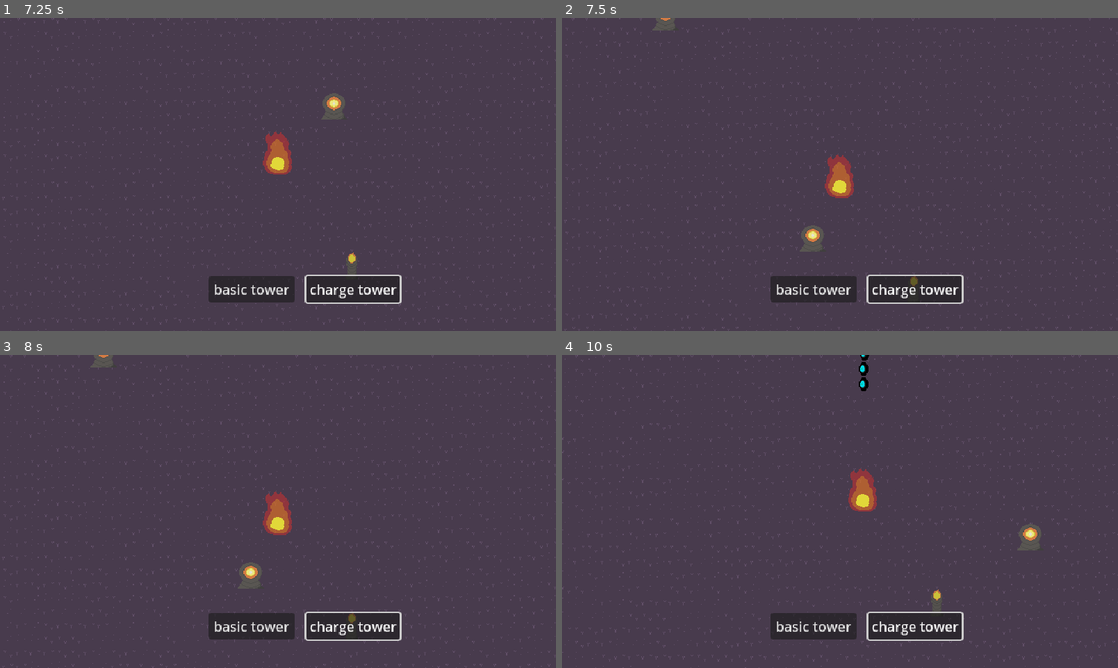
Above: before the commit, frames 1-4 (two rows, left to right).
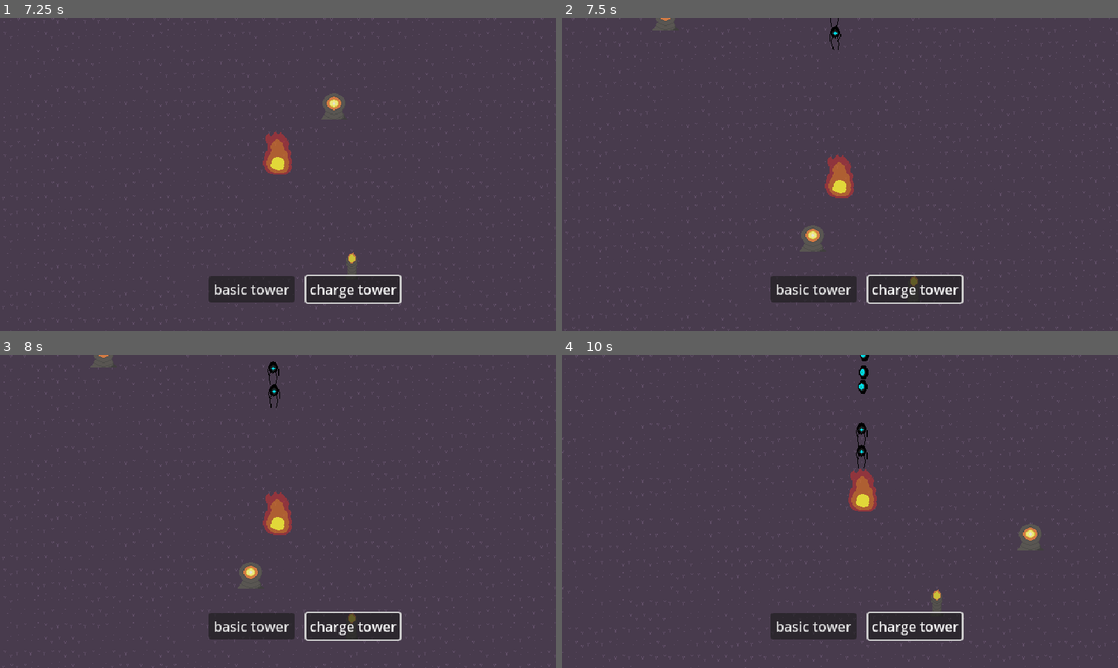
Above: after the commit, the same moments.

Repository: sushitoad/tower-defense-prototype
Game: Godot game, scene res://scenes/test_scene.tscn
Two runs of this game, one before a commit and one after it. Both use one fixed random seed, a clock stepped at 60 frames per second and the inputs below.
Inputs (mouse positions are in pixels of both pictures, inside the frame that each line leads up to):
- Up to frame 1 (7.25 s): click "basic tower" at 0.5 s; click "charge tower" at 1.25 s; click "basic tower" at 2 s; click "charge tower" at 2.75 s; click "basic tower" at 3.5 s; click "charge tower" at 4.25 s; tap Enter at 5, 6.5 s; move the mouse to (400, 158) at 5.02 s; tap S (CameraDown) at 5.1 s; tap Space at 5.75 s; move the mouse to (166, 190) at 5.77 s; tap A (CameraLeft) at 5.85 s; move the mouse to (333, 105) at 6.52 s; tap D (CameraRight) at 6.6 s
- Up to frame 2 (7.5 s): tap Space at 7.25 s; move the mouse to (812, 237) at 7.27 s; tap W (CameraUp) at 7.35 s
- Up to frame 3 (8 s): no input
- Up to frame 4 (10 s): move the mouse to (1006, 558) at 8.02 s; click (1006, 558) at 8.1 s; move the mouse to (673, 464) at 8.77 s; tap S (CameraDown) at 8.85 s; move the mouse to (867, 511) at 9.52 s; tap A (CameraLeft) at 9.6 s

Frame 1 is identical in both runs. In frame 2, less than 0.1% of the frame differs, in the area x 48-51%, y 0-11%; in frame 3, 0.1%; in frame 4, 0.3%, in the area x 52-56%, y 0-37%.

Commit message:
spawner is great

Diff:
--- a/scenes/enemy_spawner.tscn
+++ b/scenes/enemy_spawner.tscn
@@ -1,7 +1,9 @@
-[gd_scene load_steps=4 format=3 uid="uid://c3ly8m2djtyo2"]
+[gd_scene load_steps=6 format=3 uid="uid://c3ly8m2djtyo2"]
 
 [ext_resource type="Script" uid="uid://ckobnwgnmkynv" path="res://scripts/enemy_spawner.gd" id="1_ks1gq"]
 [ext_resource type="Texture2D" uid="uid://b8ds7ewsgjec4" path="res://art/spawner portal proto 1.png" id="2_devoi"]
+[ext_resource type="PackedScene" uid="uid://ddiwxlxpx87cf" path="res://scenes/floating_orb_enemy.tscn" id="2_ih16b"]
+[ext_resource type="PackedScene" uid="uid://d0oom0k2b8ssg" path="res://scenes/stalker_enemy.tscn" id="3_31irv"]
 
 [sub_resource type="AtlasTexture" id="AtlasTexture_xl0gr"]
 atlas = ExtResource("2_devoi")
@@ -9,6 +11,8 @@
 
 [node name="EnemySpawner" type="Node2D"]
 script = ExtResource("1_ks1gq")
+enemyTypeOne = ExtResource("2_ih16b")
+enemyTypeTwo = ExtResource("3_31irv")
 
 [node name="Sprite2D" type="Sprite2D" parent="."]
 modulate = Color(1, 1, 1, 0.784314)
--- a/scenes/test_scene.tscn
+++ b/scenes/test_scene.tscn
@@ -1,10 +1,9 @@
-[gd_scene load_steps=13 format=4 uid="uid://cp3bno7h7a6jm"]
+[gd_scene load_steps=12 format=4 uid="uid://cp3bno7h7a6jm"]
 
 [ext_resource type="PackedScene" uid="uid://j55nalk0nn57" path="res://scenes/level_manager.tscn" id="1_3qnke"]
 [ext_resource type="PackedScene" uid="uid://3s7v6hrcvn3b" path="res://scenes/build_ui.tscn" id="1_g7g4h"]
 [ext_resource type="Texture2D" uid="uid://dayvkrq4bmxvq" path="res://art/ground tileset proto 1.png" id="1_h3xc6"]
 [ext_resource type="PackedScene" uid="uid://cjh8qx3046uwq" path="res://scenes/tower_manager.tscn" id="2_j8ivh"]
-[ext_resource type="PackedScene" uid="uid://ddiwxlxpx87cf" path="res://scenes/floating_orb_enemy.tscn" id="3_nd71p"]
 [ext_resource type="PackedScene" uid="uid://nwxp6m1042v5" path="res://scenes/the_heartfire.tscn" id="4_7ddre"]
 [ext_resource type="PackedScene" uid="uid://c3ly8m2djtyo2" path="res://scenes/enemy_spawner.tscn" id="5_6qxox"]
 [ext_resource type="PackedScene" uid="uid://d3ipy8tqa17n4" path="res://scenes/proto_tower.tscn" id="7_rnaij"]
@@ -39,8 +38,7 @@
 
 [node name="EnemySpawner" parent="." instance=ExtResource("5_6qxox")]
 position = Vector2(603, 44)
-enemyToSpawn = ExtResource("3_nd71p")
-numberToSpawn = 3
+numberToSpawn = 5
 
 [node name="TheHeartfire" parent="." instance=ExtResource("4_7ddre")]
 position = Vector2(598, 531)
--- a/scripts/basic_tower.gd
+++ b/scripts/basic_tower.gd
@@ -20,11 +20,7 @@
 		$AttackTimer.stop()
 		if !enemiesInRange.is_empty():
 			var closestEnemy = enemiesInRange[0]
-			#enemies need to remove themselves from each towers enemiesInRange when they die or this breaks
 			for enemy in enemiesInRange:
-					if enemy == null:
-						continue
-					#this is still breaking sometimes
 					if position.distance_to(enemy.position) < position.distance_to(closestEnemy.position):
 						closestEnemy = enemy
 			currentTarget = closestEnemy
@@ -35,8 +31,9 @@
 			$AttackTimer.start(attackSpeed)
 
 func _on_body_exited(body: Node2D) -> void:
-	if currentTarget == body:
-		currentTarget = null
+	if body.is_in_group("enemy"):
+		if currentTarget == body:
+			currentTarget = null
 		ForgetThisEnemy(body)
 
 func _on_body_entered(body: Node2D) -> void:
--- a/scripts/enemy_spawner.gd
+++ b/scripts/enemy_spawner.gd
@@ -1,23 +1,29 @@
 extends Node2D
 
-@export var enemyToSpawn: PackedScene
+
+@export var enemyTypeOne: PackedScene
+@export var enemyTypeTwo: PackedScene
+@export var numberToSpawn: int = 1
+@export var enemySpawnRatio: float = 0.5
 @export var timeBetweenSpawns: float = 10
-@export var numberToSpawn: int = 1
 @export var spawnDelay: float = 0.3
-
-#the best version of this can spawn enemies of multiple types based on ratios
-#multiple enemies, spaced apart initially based on their collision shape size (half size?)
 
 func _ready() -> void:
 	$SpawnTimer.wait_time = timeBetweenSpawns
 
 func _on_spawn_timer_timeout() -> void:
-	SpawnEnemies()
+	SpawnAllEnemies()
 
-func SpawnEnemies():
-	for num in numberToSpawn:
+func SpawnAllEnemies():
+	var numberOfOne: int = int(roundf(numberToSpawn * enemySpawnRatio))
+	var numberOfTwo: int = numberToSpawn - numberOfOne
+	SpawnEnemyType(numberOfOne, enemyTypeOne)
+	SpawnEnemyType(numberOfTwo, enemyTypeTwo)
+
+func SpawnEnemyType(amount: int, type: PackedScene):
+	for num in amount:
 		var newEnemy
-		newEnemy = enemyToSpawn.instantiate()
+		newEnemy = type.instantiate()
 		add_child(newEnemy)
 		newEnemy.global_position = global_position
 		await get_tree().create_timer(spawnDelay).timeout
